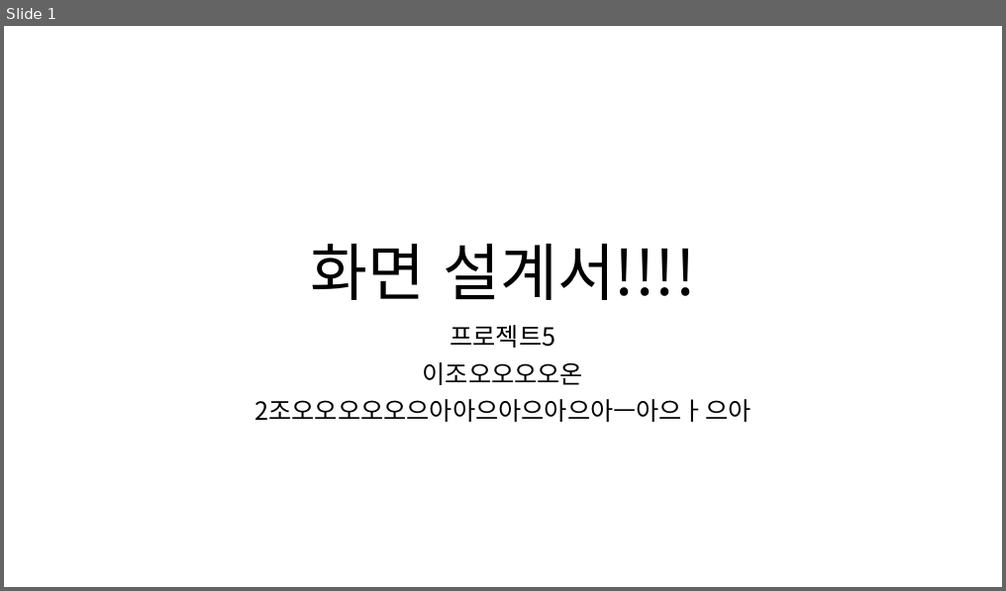
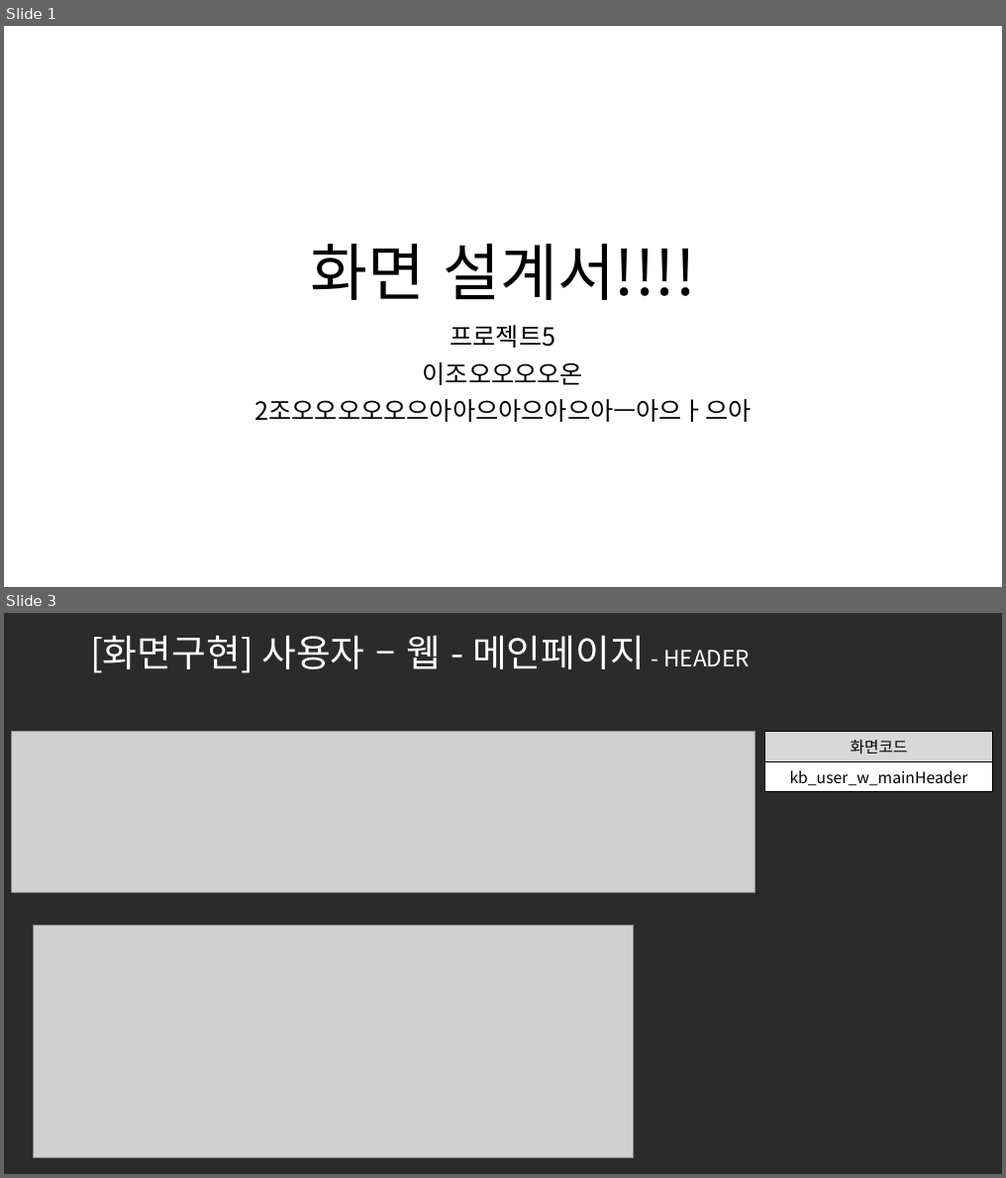
Before and after one commit to ezenteam2/e-Zone, a slide deck: 0 발표용 파워포인트/0410 2차발표/0410 project05 - 파워포인트 - 기범.pptx. Shown one above the other, each under a label of ours: slide 1 before the commit, slides 1 and 3 after it; the slides between them are not shown. The pictures are 1006x591 and 1006x1178 pixels, drawn with LibreOffice and Linux fonts; fonts in the diff are those of the drawing; grey boxes stand for pictures; background and template pictures are left out; a plain dark background stands for a picture behind light text. Boxes give left, top, right and bottom in pixels: in the first picture for what was removed or moved away, otherwise in the second. Text is boxed around its words. In the diff, an @@ line names an element or a change of style, - is before the commit and + after.

```diff
--- a/0 발표용 파워포인트/0410 2차발표/0410 project05 - 파워포인트 - 기범.pptx
+++ b/0 발표용 파워포인트/0410 2차발표/0410 project05 - 파워포인트 - 기범.pptx
@@ slide 3 added at (4, 613, 1002, 1174), background picture (left out) @@
@@ title added at (90, 635, 749, 673), 36 pt, text #FFFFFF @@
+[화면구현] 사용자 – 웹 - 메인페이지 - HEADER
@@ picture added at (12, 731, 755, 892) @@
@@ table added at (764, 731, 993, 790), 2 rows, 1 columns @@
+화면코드
+kb_user_w_mainHeader
@@ picture added at (33, 925, 633, 1158) @@
```
Also in this commit, not shown: 15 other slides added, 2 other files.
